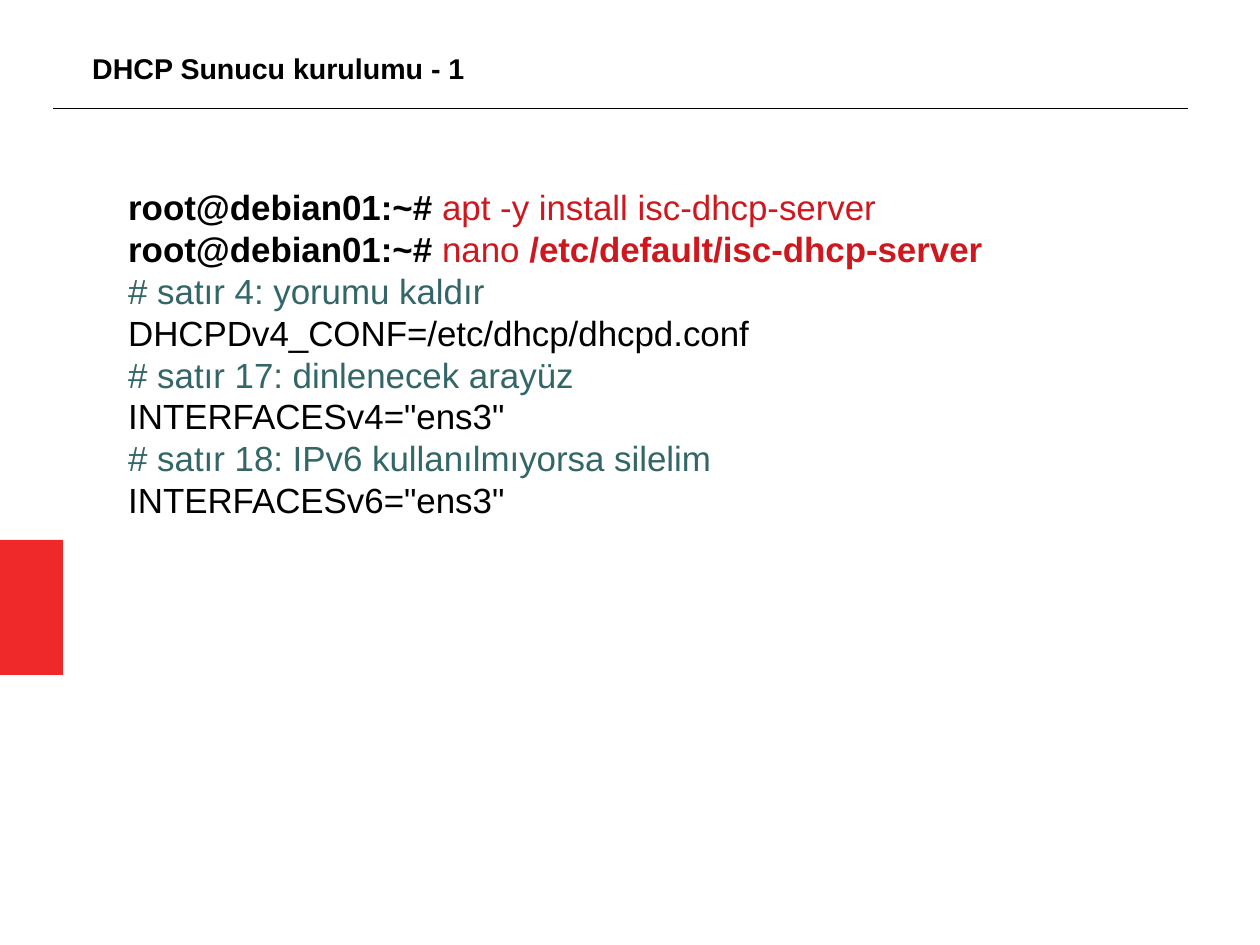
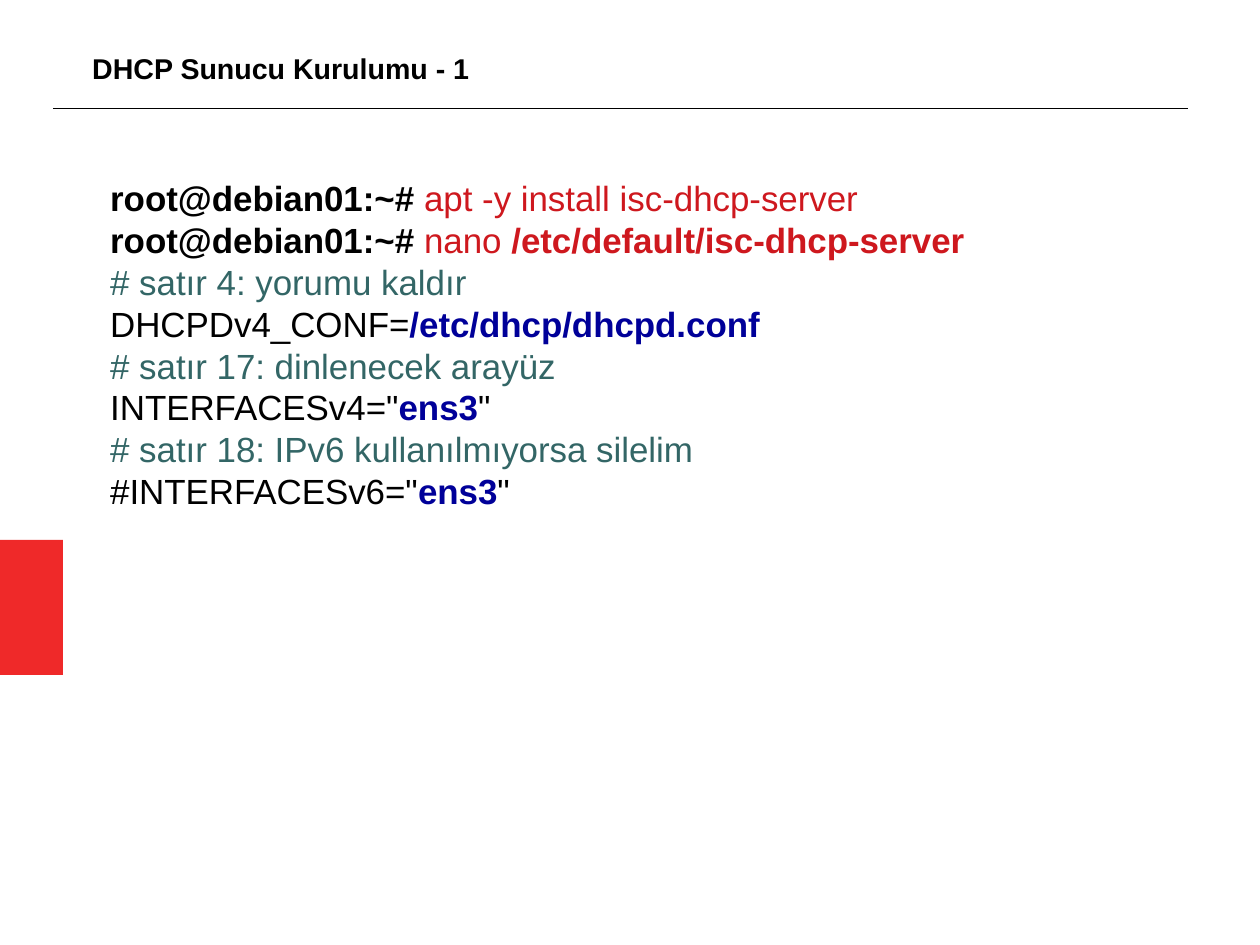
Before and after one commit to aciklab/oyyk18-sysadm, a slide deck: slide 8 of sunumlar/dhcp.odp. Drawn at 1260x945 pixels with LibreOffice and Linux fonts; fonts in the diff are those of the drawing. Boxes give left, top, right and bottom in pixels: in the first picture for what was removed or moved away, otherwise in the second. Text is boxed around its words. In the diff, an @@ line names an element or a change of style, - is before the commit and + after.

```diff
--- a/sunumlar/dhcp.odp
+++ b/sunumlar/dhcp.odp
@@ text at box(92, 58, 469, 80): text changed @@
-DHCP Sunucu kurulumu - 1
+DHCP Sunucu Kurulumu - 1
@@ text "root@debian01:~# apt -y install isc-dhcp-server": place and size @@
-text "root@debian01:~# apt -y install isc-dhcp-server" at box(128, 194, 982, 514)
+text "root@debian01:~# apt -y install isc-dhcp-server" at box(110, 185, 964, 505)
@@ text at box(110, 311, 759, 421): text colour #000000 to #000099, bold on in "DHCPDv4_CONF=/etc/dhcp/dhcpd.conf", "INTERFACESv4="ens3"" @@
@@ text at box(110, 479, 510, 505): text changed @@
-INTERFACESv6="ens3"
+#INTERFACESv6="ens3"
```
Also in this commit, not shown: 6 other slides changed, 1 slide added, 1 slide removed.
